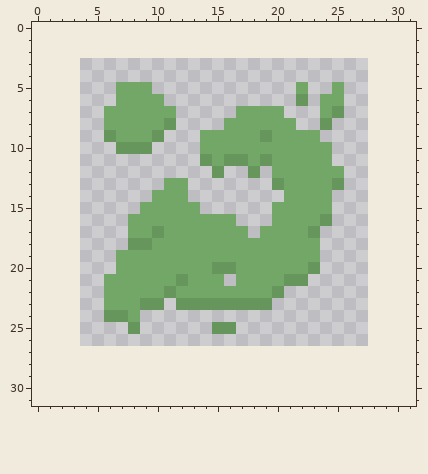
Edited in one commit: pixel-art sprite (sprites/terrain/grassy2.png). The first picture shows the starting point.
The file is 24x24 pixels. The old version is drawn lined up with the new one, on the new canvas.
Now the later version:
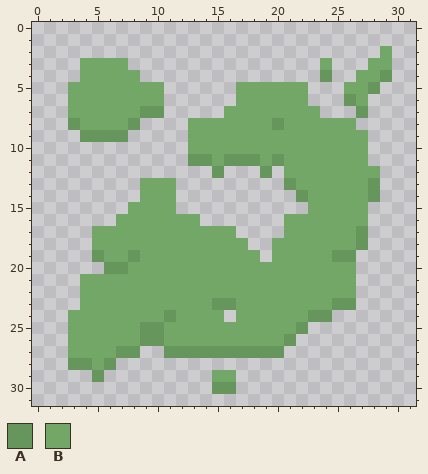
Palette (. is transparent): A #67965c  B #73a767
The exact change:
canvas 24x24 -> 32x32, the old top-left corner now at 4,3
There is now colour A in row 4 at x 24 and 29; in row 5 at x 28; in row 6 at x 26; in row 7 at x 27; in row 8 at x 3; in row 9 at x 4 to 5.
There is now colour A in row 11 at x 13; in row 12 at x 19; in rows 13 to 14 at x 28; in rows 17 to 18 at x 27; in row 19 at x 5 and 25 to 26; in row 20 at x 6.
There is now colour A in row 23 at x 25 to 26; in row 24 at x 11 and 23 to 24; in row 25 at x 9 to 10 and 22; in row 26 at x 9 to 10 and 21; in row 27 at x 7 to 8 and 11 to 20; in row 28 at x 3 to 4 and 6.
There is now colour A in row 29 at x 5; in row 30 at x 15 to 16.
The edit turns colour B into colour A in row 7 at x 9 to 10; in row 8 at x 8 and 20; in row 9 at x 7; in row 11 at x 18 and 20; in row 13 at x 21; in row 14 at x 22.
The edit turns colour B into colour A in row 19 at x 8; in row 20 at x 7.
There is now colour B in row 2 at x 29; in row 3 at x 4 to 7, 24 and 28 to 29; in row 4 at x 4 to 8 and 27 to 28; in row 5 at x 3 to 6, 10, 17 to 21 and 26 to 27; in row 6 at x 3 to 6, 17 to 21 and 27; in row 7 at x 3 to 5, 16 and 21 to 23.
There is now colour B in row 8 at x 4 to 5, 13 to 15, 22 to 23 and 25 to 26; in row 9 at x 13 and 24 to 27; in row 10 at x 13 and 25 to 27; in row 11 at x 25 to 27; in row 12 at x 26 to 28; in row 13 at x 9 to 10 and 26 to 27.
There is now colour B in row 14 at x 9 and 25 to 27; in row 15 at x 8 and 25 to 27; in row 16 at x 7 and 25 to 27; in rows 17 to 18 at x 5 to 7 and 24 to 26; in row 19 at x 6 and 24; in row 20 at x 24 to 26.
There is now colour B in row 21 at x 4 to 5, 16 and 23 to 26; in row 22 at x 4 to 5 and 21 to 26; in row 23 at x 4 to 5, 11 and 20 to 24; in row 24 at x 3 to 5, 9 to 10, 12 to 15 and 17 to 22; in row 25 at x 3 to 7, 11 to 14 and 17 to 21; in row 26 at x 3 to 8 and 11 to 20.
There is now colour B in row 27 at x 3 to 6; in row 28 at x 5; in row 29 at x 15 to 16.
The edit turns colour A into colour B in row 6 at x 22; in row 8 at x 24; in row 9 at x 19; in row 11 at x 19; in row 13 at x 25; in row 16 at x 24.
The edit turns colour A into colour B in row 17 at x 10 and 23; in row 18 at x 8 to 9; in row 20 at x 15 to 16 and 23; in row 21 at x 12 and 21 to 22; in row 22 at x 11 and 20; in row 23 at x 9 to 10, 12 to 14 and 17 to 19.
The edit turns colour A into colour B in row 24 at x 6 to 7; in row 25 at x 8 and 15 to 16.
The edit erases colour A in row 7 at x 25; in row 8 at x 11; in row 9 at x 10; in row 10 at x 7 to 9; in row 12 at x 18; in row 13 at x 20.
The edit erases colour B in row 5 at x 25; in row 6 at x 24 to 25; in row 7 at x 11 and 24; in row 8 at x 9 to 10; in row 9 at x 8 to 9; in row 12 at x 20.
The edit erases colour B in row 13 at x 12; in row 14 at x 12 and 21; in row 15 at x 12 to 13 and 20 to 22; in row 16 at x 14 to 16 and 20; in row 17 at x 17 and 19 to 20; in row 18 at x 18 to 19.
The edit erases colour B in row 19 at x 19.
Where, in picture pixels (left, top, right, bottom), the same in both pictures:
changed: (68, 46, 392, 394)
